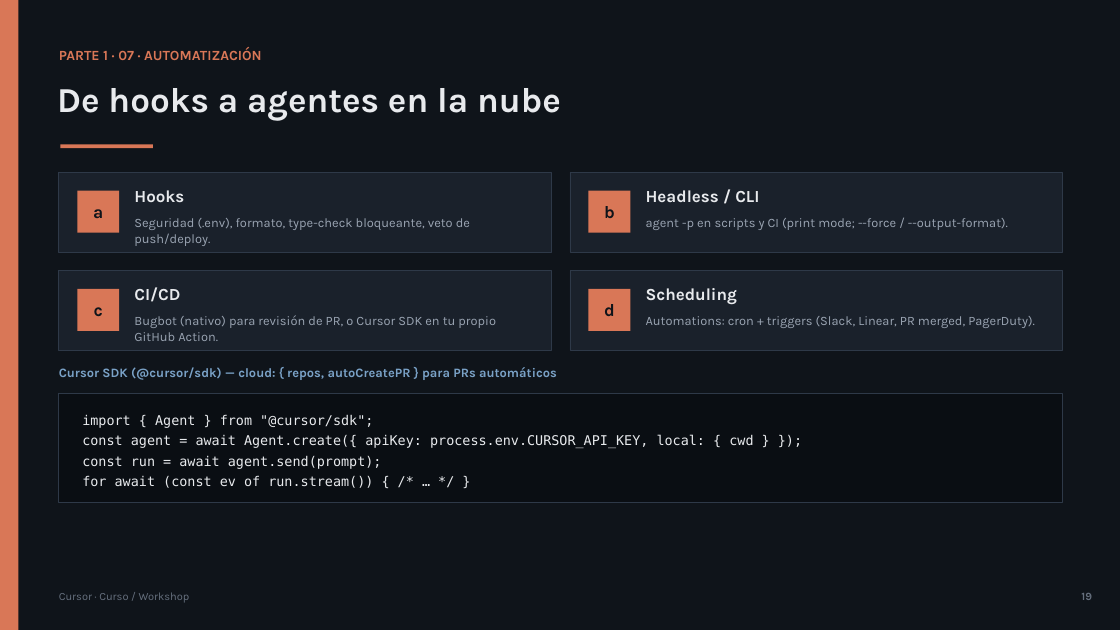
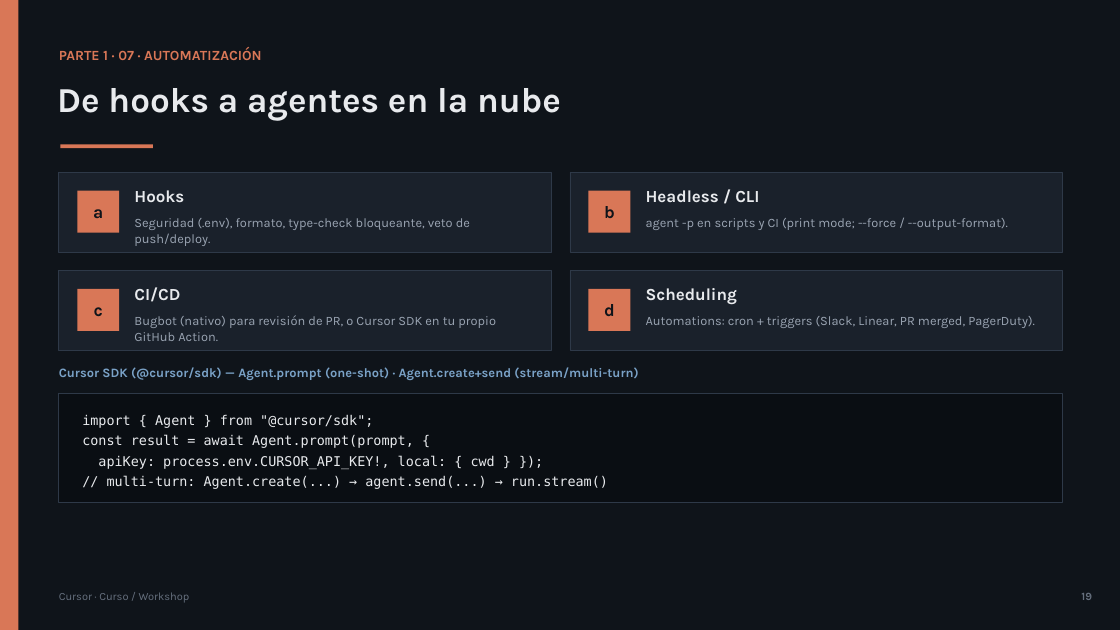
Before and after one commit to olonok69/cursor_code_ml_engineer, a slide deck: slide 19 of presentacion/Cursor_Presentacion.pptx. Drawn at 1120x630 pixels with LibreOffice and Linux fonts; fonts in the diff are those of the drawing. Boxes give left, top, right and bottom in pixels: in the first picture for what was removed or moved away, otherwise in the second. Text is boxed around its words. In the diff, an @@ line names an element or a change of style, - is before the commit and + after.

```diff
--- a/presentacion/Cursor_Presentacion.pptx
+++ b/presentacion/Cursor_Presentacion.pptx
@@ text at <box>59,367,638,380</box>: text changed @@
-Cursor SDK (@cursor/sdk) — cloud: { repos, autoCreatePR } para PRs automáticos
+Cursor SDK (@cursor/sdk) — Agent.prompt (one-shot) · Agent.create+send (stream/multi-turn)
@@ text at <box>82,434,608,489</box>: text changed @@
-const agent = await Agent.create({ apiKey: process.env.CURSOR_API_KEY, local: { cwd } });
-const run = await agent.send(prompt);
-for await (const ev of run.stream()) { /* … */ }
+const result = await Agent.prompt(prompt, {
+apiKey: process.env.CURSOR_API_KEY!, local: { cwd } });
+// multi-turn: Agent.create(...) → agent.send(...) → run.stream()
```
Also in this commit, not shown: 4 other slides changed, 24 other files.
